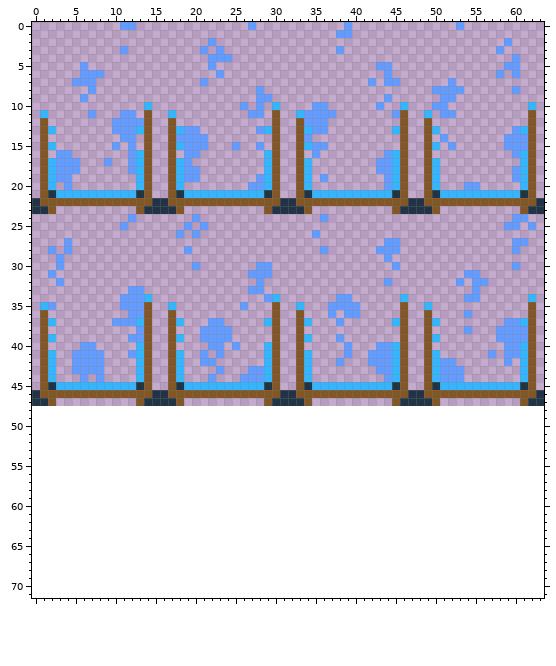
Two states of a sprite sheet, Assets/WorldObjects/Members/Buildings/Recharging/RechargingSquareStation.png. The first picture shows the starting point.
The file is 64x48 pixels. The old version is drawn lined up with the new one, on the new canvas.
Now the later version:
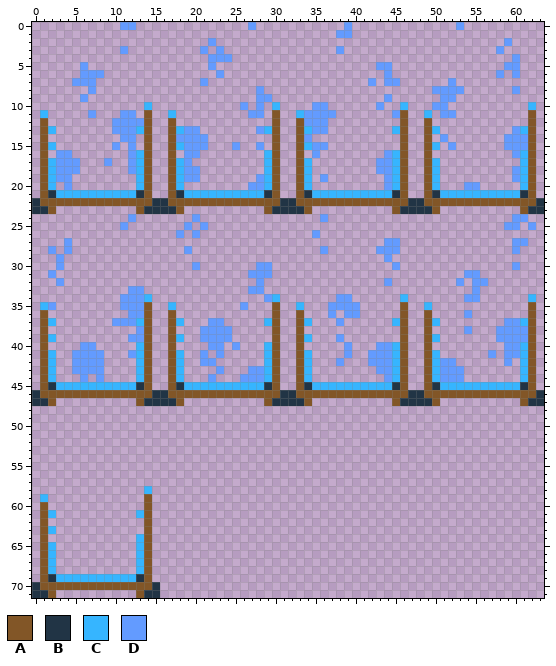
Palette (. is transparent): A #825627  B #213445  C #36b5ff  D #639bff
Change:
canvas 64x48 -> 64x72
There is now colour A in row 59 at x 14; in rows 60 to 69 at x 1 and 14; in row 70 at x 1 to 14; in row 71 at x 2 and 13.
There is now colour B in row 69 at x 2 and 13; in row 70 at x 0 and 15; in row 71 at x 0 to 1 and 14 to 15.
There is now colour C in row 58 at x 14; in row 59 at x 1; in row 61 at x 2 and 13; in row 63 at x 2; in row 64 at x 13; in rows 65 to 68 at x 2 and 13.
There is now colour C in row 69 at x 3 to 12.
Boxes around the changes in both pictures, in picture pixels (x1, y1, x2, y2):
added: (32, 486, 160, 598)
